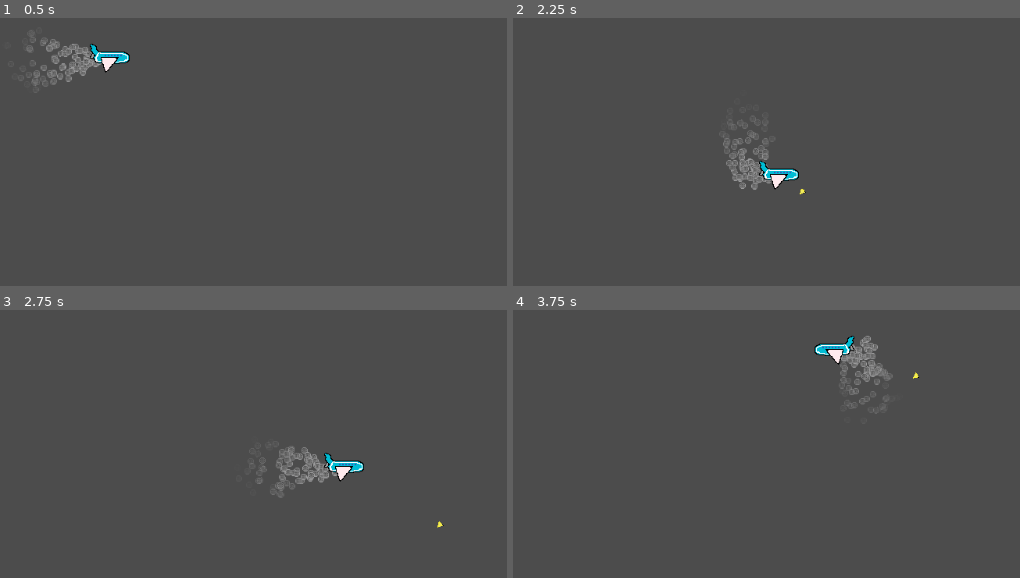
Above: before the commit, frames 1-4 (two rows, left to right).
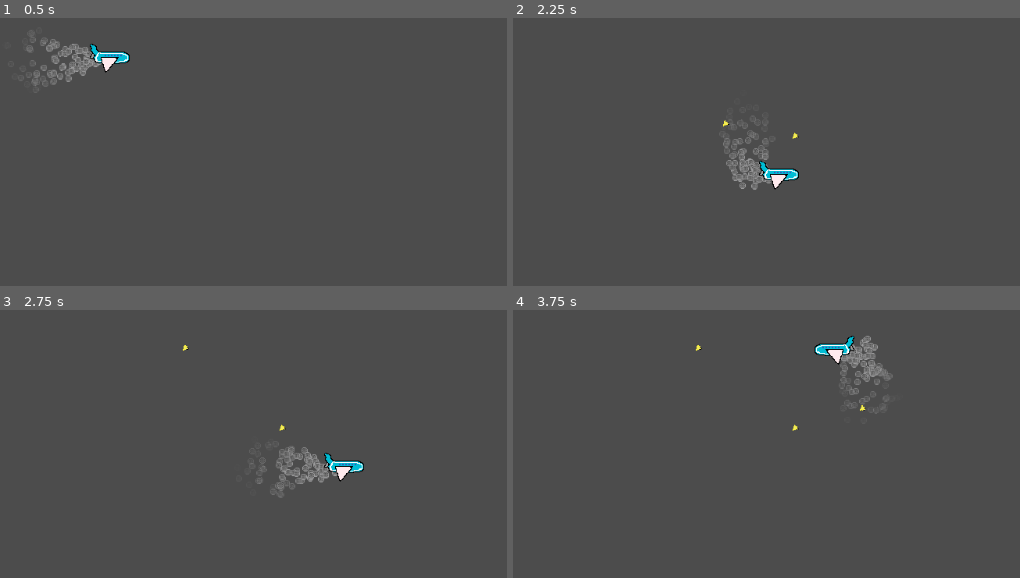
Above: after the commit, the same moments.

Repository: NOTsyrup/Plane-Game
Game: Godot game, scene res://TEMPSCENE.tscn
The game is run twice, just before and just after one commit, with the same random seed, the same clock (stepped at 60 frames per second) and the same inputs. The project has no main scene, so this scene is started directly.
Inputs (mouse positions are in pixels of both pictures, inside the frame that each line leads up to):
- Up to frame 1 (0.5 s): no input
- Up to frame 2 (2.25 s): move the mouse to (796, 135) at 0.52 s; hold D (player_right) 0.53-1.28 s; hold Space (shoot) 0.53-1.28 s; move the mouse to (outside the picture) at 1.27 s; hold S (player_down) 1.28-2.03 s; tap Space (shoot) at 1.35 s; move the mouse to (700, 58) at 2.02 s; hold D (player_right) from 2.03 s (still down); hold Space (shoot) from 2.03 s (still down)
- Up to frame 3 (2.75 s): keep holding D (player_right); keep holding Space (shoot)
- Up to frame 4 (3.75 s): move the mouse to (578, 545) at 2.77 s; release D (player_right) at 2.78 s; release Space (shoot) at 2.78 s; hold W (player_up) 2.78-3.53 s; tap Space (shoot) at 2.85 s; move the mouse to (857, 521) at 3.52 s; hold A (player_left) from 3.53 s (still down); hold Space (shoot) from 3.53 s (still down)

Frame 1 is identical in both runs. In frame 2, less than 0.1% of the frame differs, in the area x 41-58%, y 38-67%; in frame 3, less than 0.1%; in frame 4, less than 0.1%, in the area x 36-81%, y 13-46%.

Commit message:
BUG FIX NEEDED

Diff:
--- a/Projectiles/BaseProjectile.gd
+++ b/Projectiles/BaseProjectile.gd
@@ -3,6 +3,7 @@
 export var DAMAGE = 1
 export var SPEED = 100
 var projectile_direction = Vector2.ZERO
+var target:Vector2
 
 var is_projectile_set = false
 
@@ -10,22 +11,20 @@
 
 
 func _physics_process(delta):
-	if is_projectile_set:
-		move_and_collide(projectile_direction * SPEED * delta)
+	projectile_direction = position.direction_to(target)
+	print(projectile_direction)
+	move_and_slide(projectile_direction * SPEED)
 
 
 func _on_VisibilityNotifier2D_screen_exited():
 	queue_free()
 
 
-func set_projectile(shooter, target):
+func set_projectile(shooter, mouse_pos):
+	target = mouse_pos
 	plane_that_shot = shooter
 	look_at(target)
 
-	projectile_direction = target - position
-	projectile_direction = projectile_direction.normalized()
-
-	is_projectile_set = true
 
 
 func _on_Area2D_body_entered(body):
